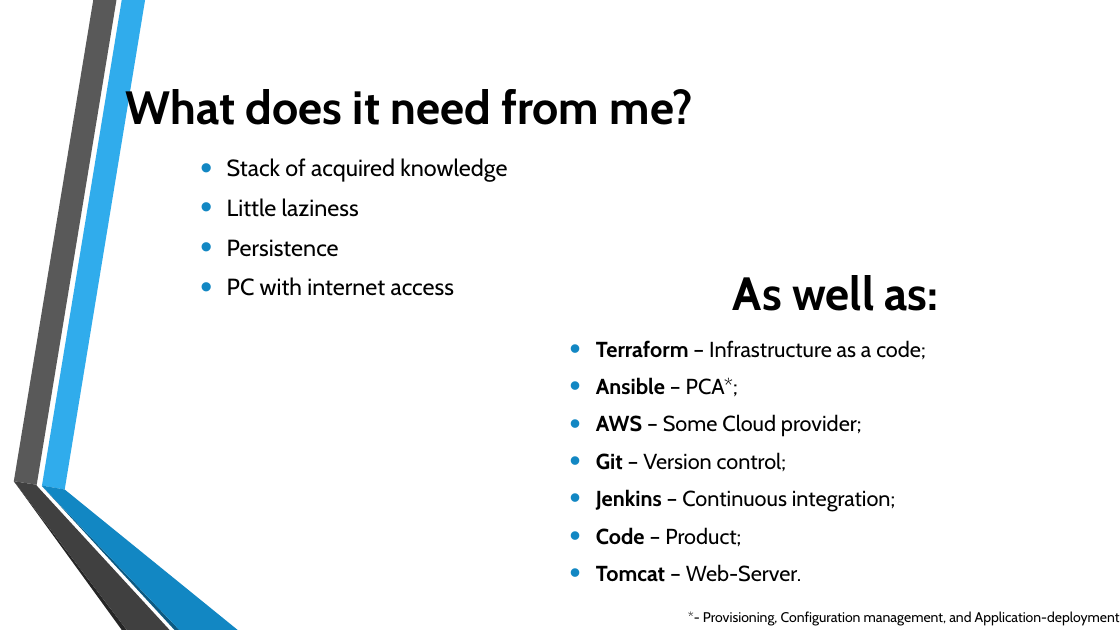
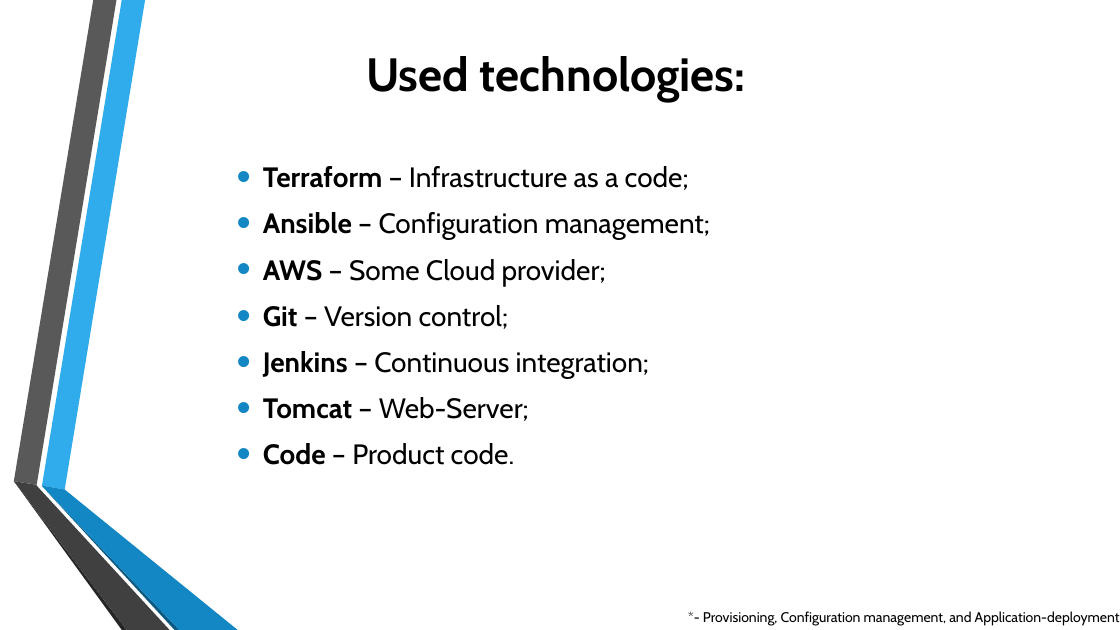
Before and after one commit to devilinpijama/spring_boot_app, a slide deck: slide 2 of Presentation and CV/DevOps - Rakivnenko D.N. - EPAM.pptx (slide 3 before the commit). Drawn at 1120x630 pixels with LibreOffice and Linux fonts; fonts in the diff are those of the drawing; background and template pictures are left out. Boxes give left, top, right and bottom in pixels: in the first picture for what was removed or moved away, otherwise in the second. Text is boxed around its words. In the diff, an @@ line names an element or a change of style, - is before the commit and + after.

```diff
--- a/Presentation and CV/DevOps - Rakivnenko D.N. - EPAM.pptx
+++ b/Presentation and CV/DevOps - Rakivnenko D.N. - EPAM.pptx
@@ title added at (366,56,746,102), 40 pt, text #000000, bold @@
+Used technologies:
@@ text removed at (126,84,694,125) @@
-What does it need from me?
@@ text "Terraform – Infrastructure as a ...": place and size @@
-text "Terraform – Infrastructure as a ..." at (596,340,925,582)
+text "Terraform – Infrastructure as a ..." at (263,166,710,465)
@@ text removed at (227,158,507,296) @@
-• Stack of acquired knowledge
-• Little laziness
-• Persistence
-• PC with internet access
@@ text at (263,166,689,378): size 18.6 to 24 pt in "Terraform – Infrastructure as a code;", "AWS – Some Cloud provider;", "Git – Version control;", "Jenkins – Continuous integration;"; more space between paragraphs @@
@@ text at (263,212,710,240): text changed; size 18.6 to 24 pt; bold off @@
-• Ansible – PCA*;
+• Ansible – Configuration management;
@@ title removed at (733,275,939,311) @@
-As well as:
@@ text at (263,397,529,465): text changed; size 18.6 to 24 pt @@
-• Code – Product;
-• Tomcat – Web-Server.
+• Tomcat – Web-Server;
+• Code – Product code.
```
Also in this commit, not shown: 3 other slides changed, 4 slides added, 4 slides removed, 1 other file.
